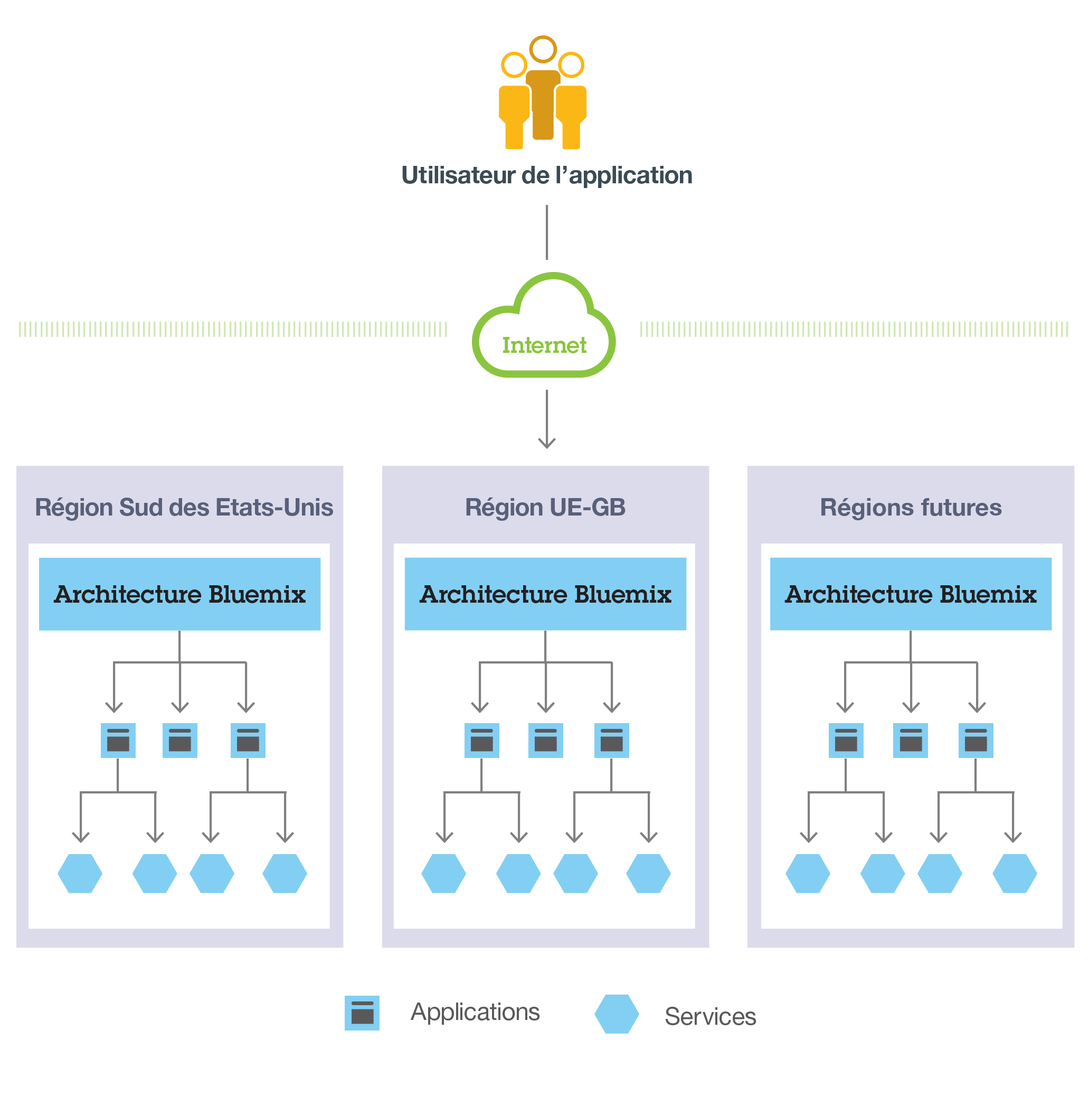
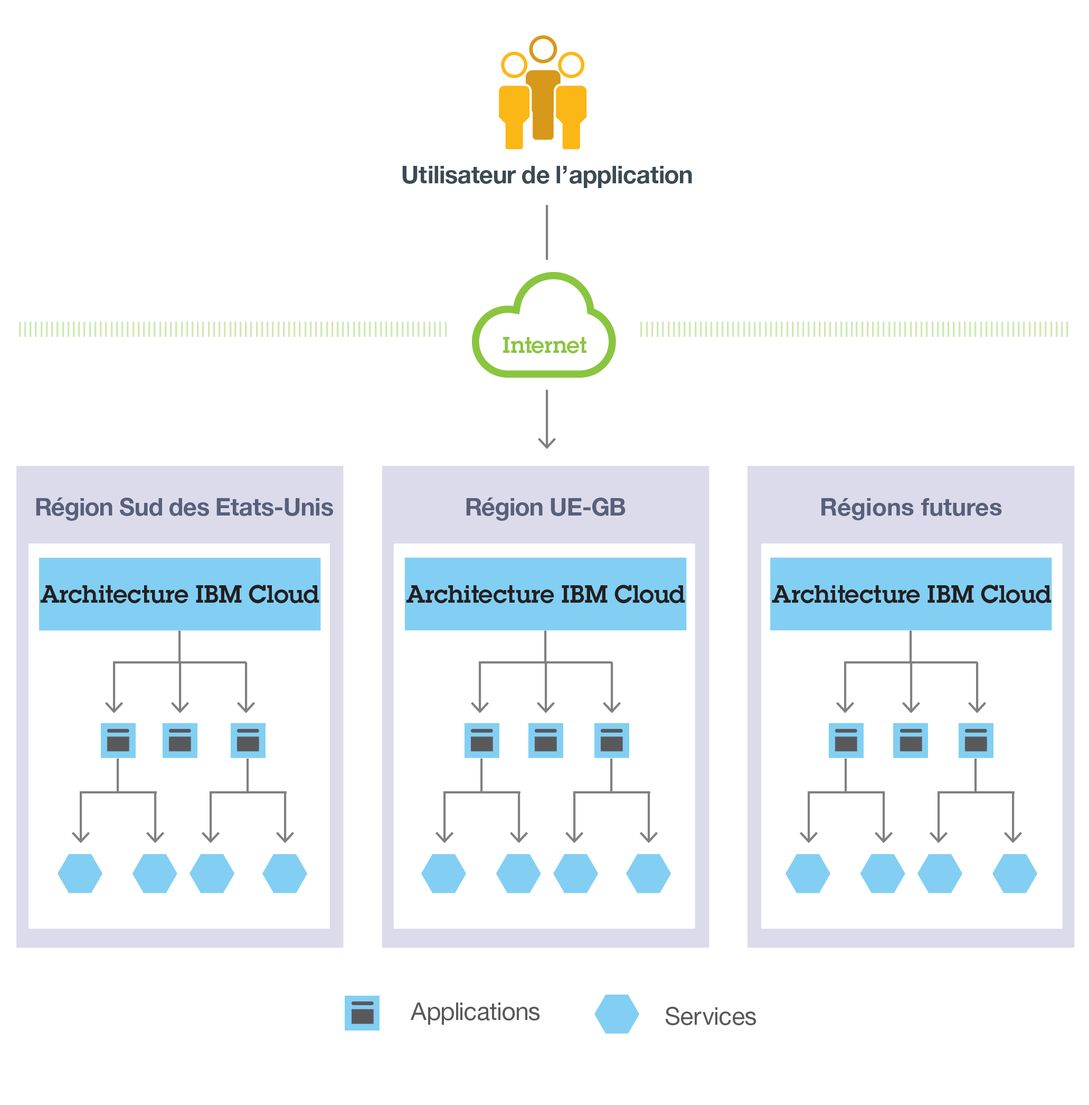
Layered file, before and after one edit (1089px x 1105px). Changes by layer:
painted on "Bluemix Architecture" (1st of 3, in "Layer 1" › "<Group>") over (771, 584, 1052, 604)
painted on "Bluemix Architecture" (2nd of 3, in "Layer 1" › "<Group>") over (406, 584, 686, 604)
painted on "Bluemix Architecture" (3rd of 3, in "Layer 1" › "<Group>") over (40, 584, 320, 604)
